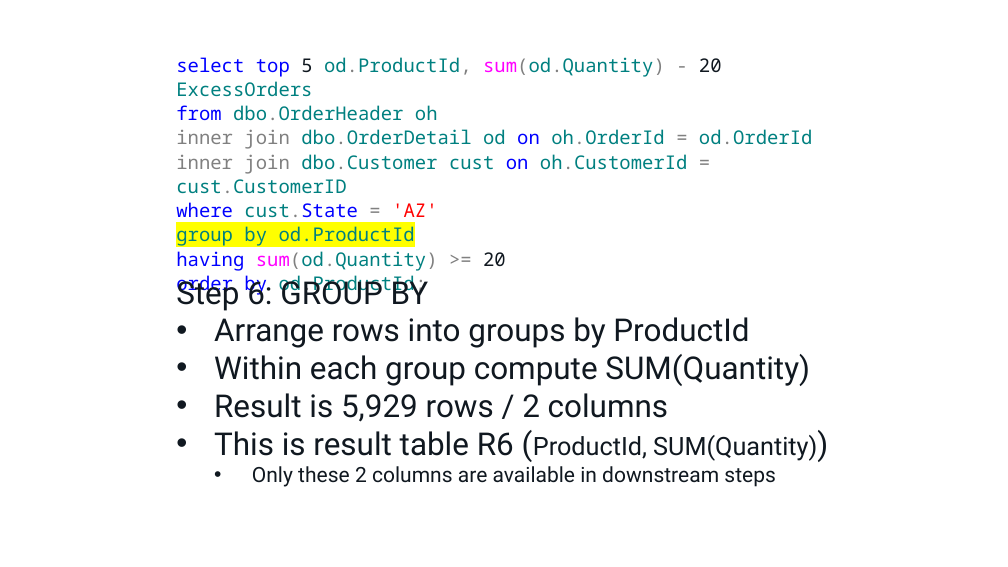
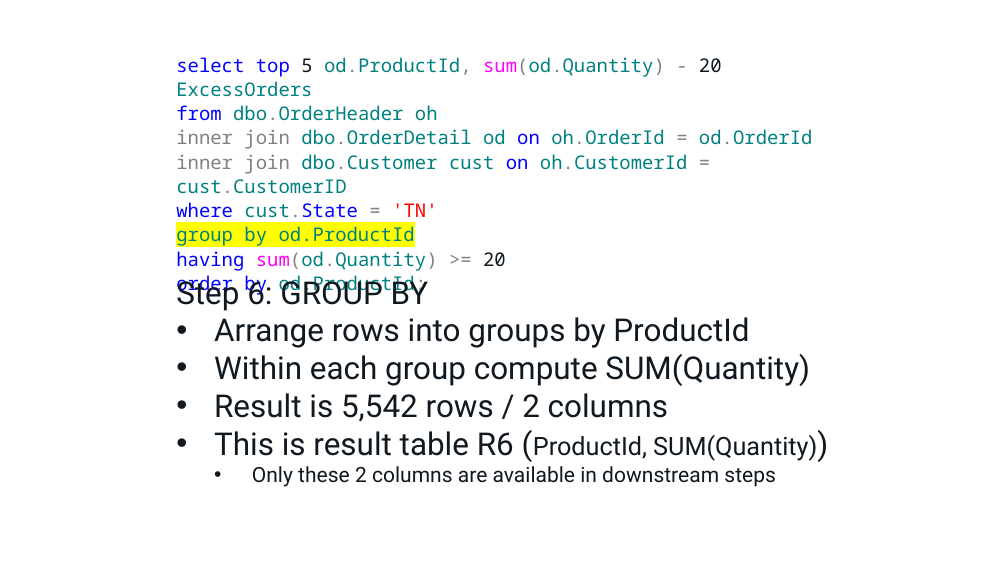
Before and after one commit to tf3604/OptimizerPresentation, a slide deck: slide 14 of Optimizer.pptx. Drawn at 1008x567 pixels with LibreOffice and Linux fonts; fonts in the diff are those of the drawing; background and template pictures are left out. Boxes give left, top, right and bottom in pixels: in the first picture for what was removed or moved away, otherwise in the second. Text is boxed around its words. In the diff, an @@ line names an element or a change of style, - is before the commit and + after.

```diff
--- a/Optimizer.pptx
+++ b/Optimizer.pptx
@@ text at (176,202,437,223): text changed @@
-where cust.State = 'AZ'
+where cust.State = 'TN'
@@ text at (214,393,668,422): text changed @@
-• Result is 5,929 rows / 2 columns
+• Result is 5,542 rows / 2 columns
```
Also in this commit, not shown: 11 other slides changed.
